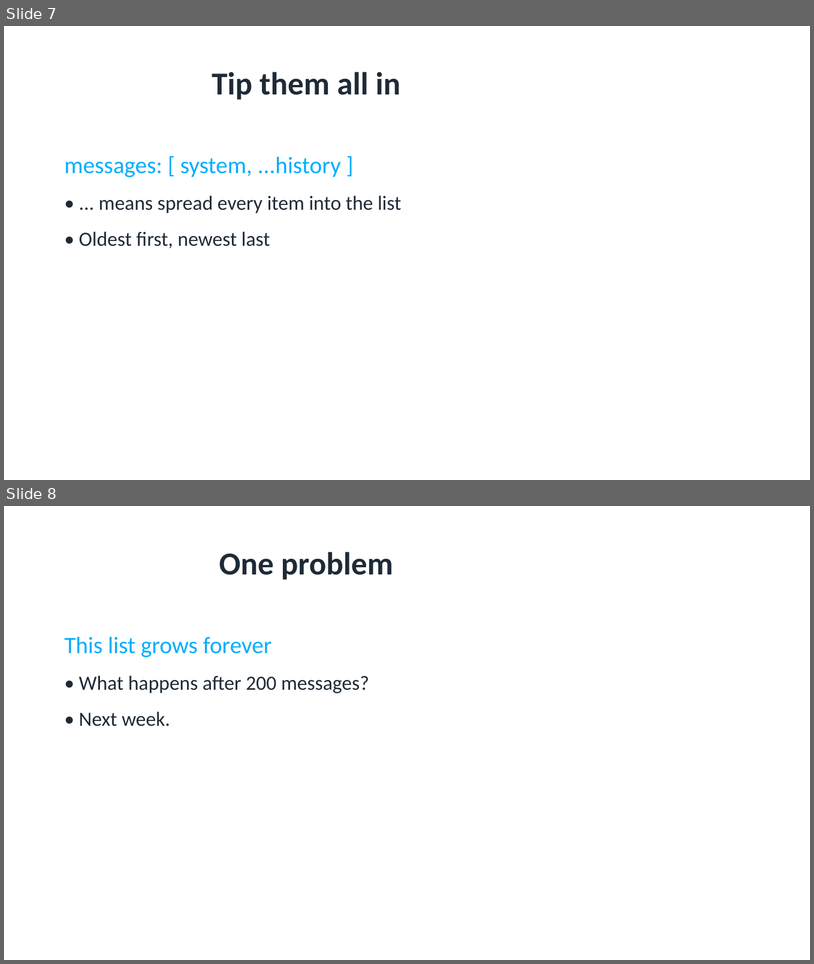
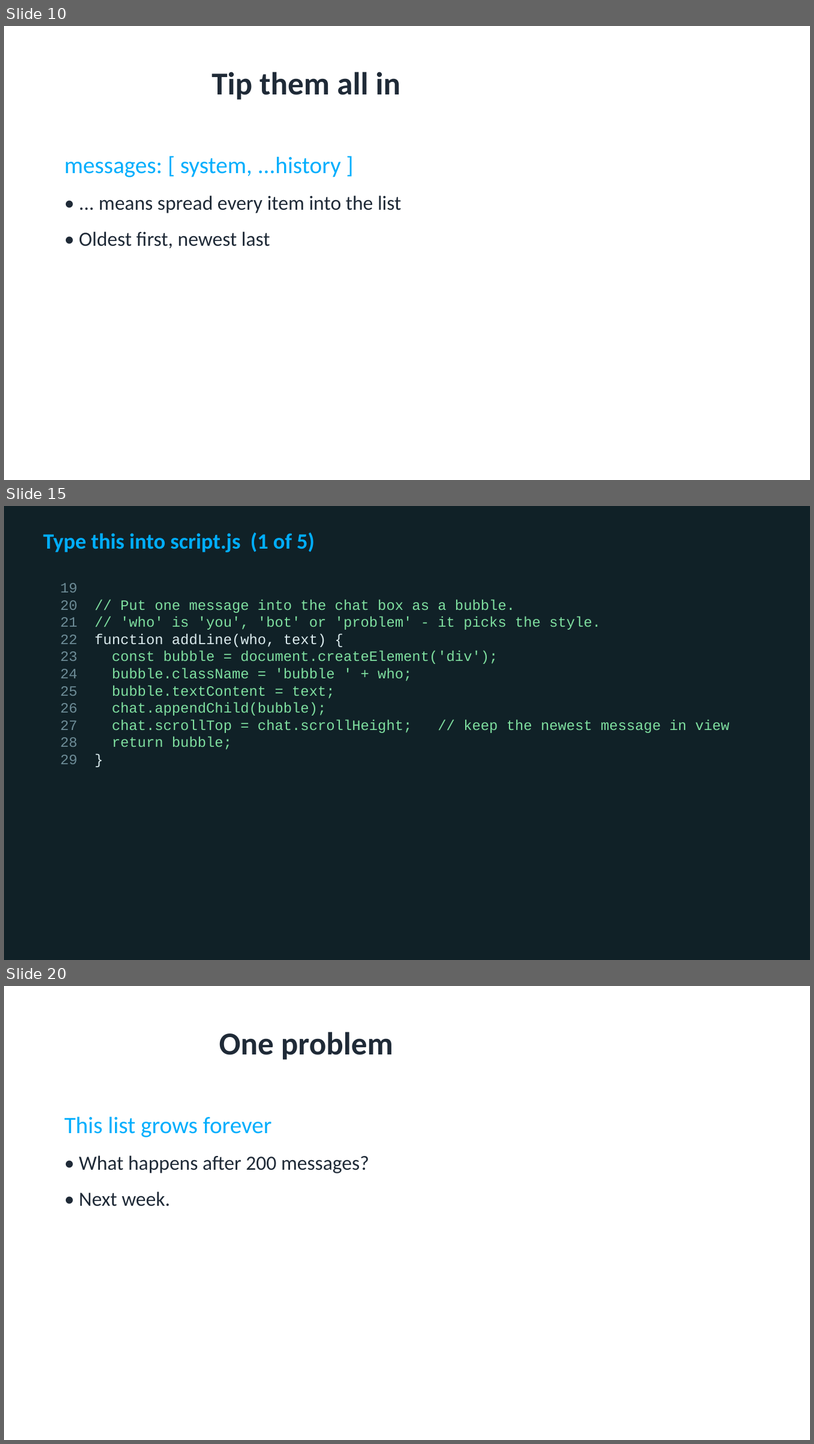
Before and after one commit to utgapps/utgapps.github.io, a slide deck: ai101/slides/week-07.pptx. Shown one above the other, each under a label of ours: slides 7 and 8 before the commit, slides 10, 15 and 20 after it; the slides between them are not shown. The pictures are 814x964 and 814x1444 pixels, drawn with LibreOffice and Linux fonts; fonts in the diff are those of the drawing. Boxes give left, top, right and bottom in pixels: in the first picture for what was removed or moved away, otherwise in the second. Text is boxed around its words. In the diff, an @@ line names an element or a change of style, - is before the commit and + after.

```diff
--- a/ai101/slides/week-07.pptx
+++ b/ai101/slides/week-07.pptx
@@ slide 15 added at (4,506,810,960), background #102127 @@
@@ text added at (43,532,315,552), 26 pt, text #01AEFD, bold @@
+Type this into script.js (1 of 5)
@@ text added at (60,583,730,750), 17 pt, text #7FE0A0 @@
+19
+20 // Put one message into the chat box as a bubble.
+21 // 'who' is 'you', 'bot' or 'problem' - it picks the style.
+22 function addLine(who, text) {
+23 const bubble = document.createElement('div');
+24 bubble.className = 'bubble ' + who;
+25 bubble.textContent = text;
+26 chat.appendChild(bubble);
+27 chat.scrollTop = chat.scrollHeight; // keep the newest message in view
+28 return bubble;
+29 }
@@ what was slide 7 is now slide 10 @@
@@ what was slide 8 is now slide 20 @@
```
Also in this commit, not shown: 11 other slides added, 34 other files.
